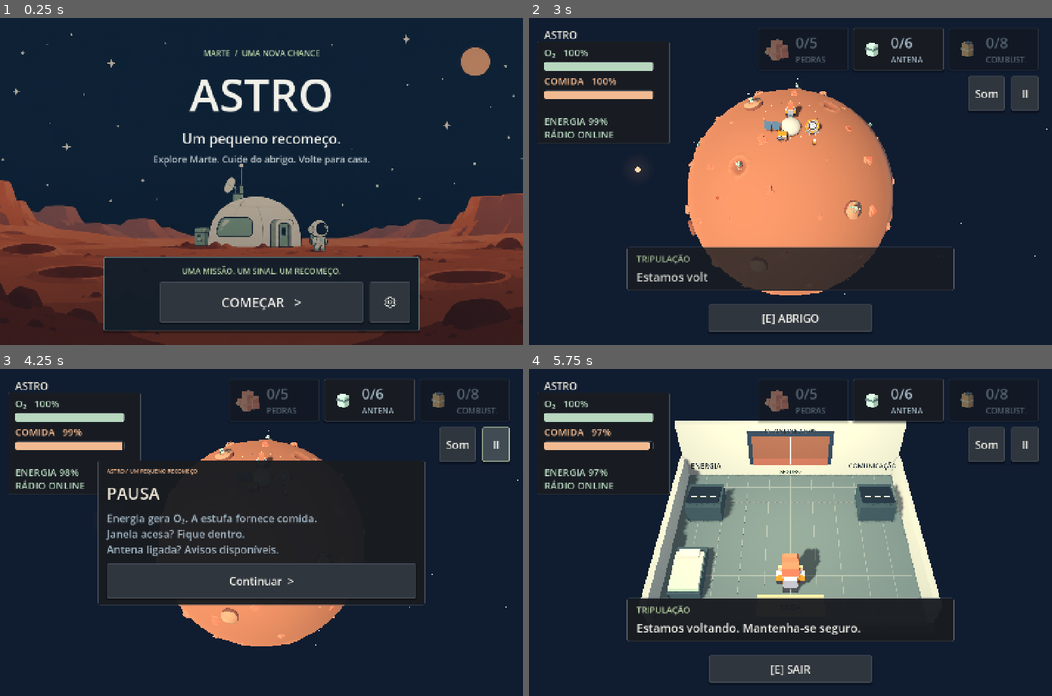
Above: before the commit, frames 1-4 (two rows, left to right).
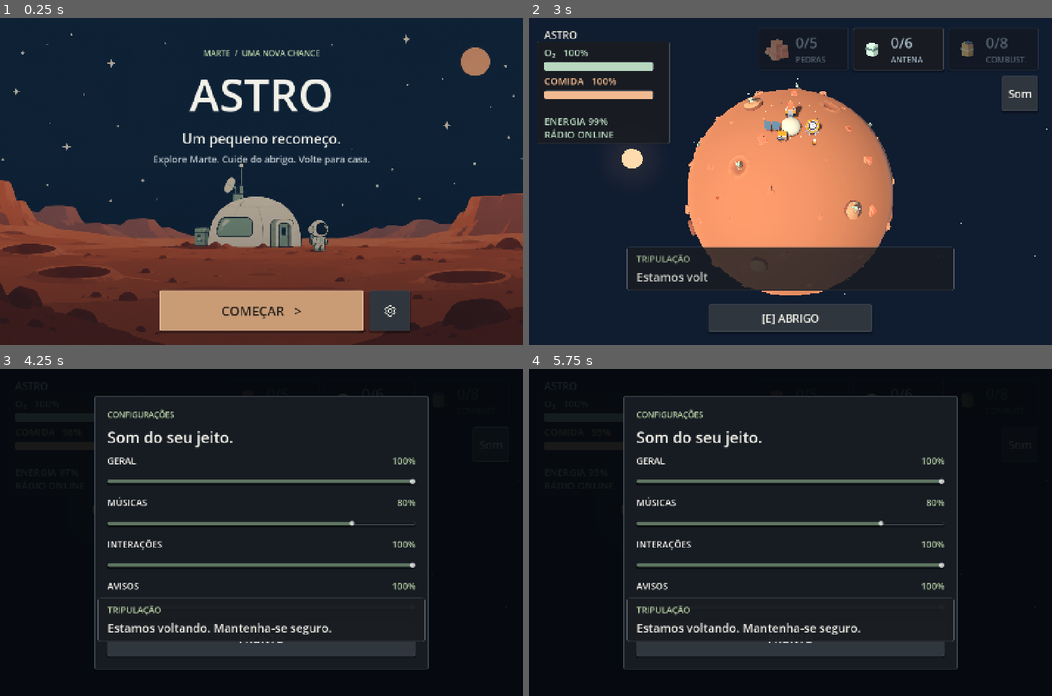
Above: after the commit, the same moments.

Repository: EduardoFagionatoFonseca/astro-missao-recomeco
Game: Godot game, scene res://scenes/main.tscn
The game is run twice, just before and just after one commit, with the same random seed, the same clock (stepped at 60 frames per second) and the same inputs. Video files are missing from this copy of the repository; at most half a second of black plays in their place.
Inputs (mouse positions are in pixels of both pictures, inside the frame that each line leads up to):
- Up to frame 1 (0.25 s): no input
- Up to frame 2 (3 s): click "COMEÇAR >" at 0.5 s; tap Enter at 1.25 s; move the mouse to (905, 165) at 1.27 s; hold D (move_right) 1.28-2 s; hold E (interact) 1.28-2 s; click (905, 165) at 1.42 s; tap Space (jump) at 1.52 s; click "PRÓXIMO >" at 2 s; click "COMEÇAR" at 2.75 s
- Up to frame 3 (4.25 s): click (496, 444) at 3.5 s, where only the run before the commit has a clickable "II"
- Up to frame 4 (5.75 s): click (790, 581) at 4.25 s, where only the run before the commit has a clickable "Continuar >"; click (790, 669) at 5 s, where only the run before the commit has a clickable "[E] ABRIGO"

The runs differ from the first frame. In frame 1, 13% of the frame differs, in the area x 19-81%, y 73-97%; in frame 2, 1.1%; in frame 3, 58%; in frame 4, 71%, in the area x 0-100%, y 0-100%.

Commit message:
Simplify start menu and tune uninterrupted survival, solar sound and resource alerts

Diff:
--- a/scripts/event_audio.gd
+++ b/scripts/event_audio.gd
@@ -1,7 +1,7 @@
 extends Node
 ## Original event sounds. Separate channels keep life support distinct from solar weather.
 const RATE := 22050
-const LEVELS := {"solar": -20.0, "fog": -23.0, "vitals": -8.0, "energy": -12.0, "disconnect": -11.0, "radio": -19.0, "typing": -25.0, "collect": -8.0, "death": -9.0}
+const LEVELS := {"solar": -13.0, "fog": -17.0, "vitals": -8.0, "energy": -12.0, "disconnect": -11.0, "radio": -19.0, "typing": -25.0, "collect": -8.0, "death": -9.0}
 var players: Dictionary = {}
 var muted := false
 
@@ -43,13 +43,17 @@
 		low = low * 0.92 + noise * 0.08
 		var sample := 0.0
 		match kind:
-			"solar", "fog":
+			"solar":
 				# Distant explosion: low thump, filtered dust and three fading echoes.
 				for echo in range(4):
 					var age := t - echo * 0.44
 					if age < 0: continue
 					var envelope := (1.0 - exp(-age * 35)) * exp(-age * 3.0) * pow(0.48, echo)
 					sample += (sin(TAU * (48 * age + 10 * (1 - exp(-age * 5)))) * 0.42 + low * 1.1) * envelope
+			"fog":
+				# Sustained filtered hiss with a short edge fade for a click-free loop.
+				var edge := minf(1, minf(t * 80, (seconds - t) * 80))
+				sample = (low * 0.75 + noise * 0.035 + sin(TAU * 50 * t) * 0.025) * edge
 			"vitals":
 				var phase := fmod(t, 0.34)
 				if phase < 0.18:
@@ -84,4 +88,7 @@
 	stream.format = AudioStreamWAV.FORMAT_16_BITS
 	stream.mix_rate = RATE
 	stream.data = data
+	if kind == "fog":
+		stream.loop_mode = AudioStreamWAV.LOOP_FORWARD
+		stream.loop_end = data.size() / 2
 	return stream
--- a/scripts/main.gd
+++ b/scripts/main.gd
@@ -11,7 +11,9 @@
 const SOLAR_INTERVAL := 100.0
 const ENERGY_INTERVAL := 63.75
 const SIGNAL_INTERVAL := 85.0
-const MOVE_SPEED := 3.78
+const MOVE_SPEED := 3.8934
+const PLANET_MUSIC_GAIN := 0.16
+const BASE_MUSIC_GAIN := 0.24
 const MAX_RESERVE := 105.0
 const EXPOSURE_LIMIT := 3.0
 const SHELTER_RADIUS := 3.1
@@ -29,7 +31,6 @@
 var found := [0, 0, 0]
 var collected := 0
 var playing := false
-var paused := false
 var won := false
 var elapsed := 0.0
 var hop := 0.0
@@ -46,7 +47,6 @@
 var start_menu: Control
 var material_icons: Array[Texture2D] = []
 var ending: PanelContainer
-var pause_panel: PanelContainer
 var counts: Array[Label] = []
 var music: AudioStreamPlayer
 var base_music: AudioStreamPlayer
@@ -83,9 +83,10 @@
 var dead := false
 var oxygen_empty_time := 0.0
 var food_empty_time := 0.0
-var solar_axis := Vector3(-0.7, -0.5, -0.5).normalized()
+var solar_axis := Vector3(-0.45, -0.65, -0.6).normalized()
 var distant_light: MeshInstance3D
 var distant_halo: MeshInstance3D
+var moon: MeshInstance3D
 var controls: Control
 var base_room: Node3D
 var minigames: Control
@@ -104,6 +105,7 @@
 var energy_failures := 0
 var signal_failures := 0
 var health_alarm_cooldown := 0.0
+var health_notice_serial := 0
 var event_audio: Node
 var feedback: Control
 var world_environment: Environment
@@ -118,7 +120,6 @@
 var base_status: Label
 var objectives_ui: HBoxContainer
 var vitals_ui: VBoxContainer
-var pause_ui: Button
 var mute_ui: Button
 var portrait_hint: PanelContainer
 var hud_root: Control
@@ -158,6 +159,7 @@
 	if "--capture-fog" in OS.get_cmdline_user_args():
 		solar_phase = "active"
 		solar_clock = 6.0
+		event_audio.play("fog")
 	if "--capture-outro" in OS.get_cmdline_user_args(): _finish()
 	if "--capture-briefing2" in OS.get_cmdline_user_args():
 		_show_briefing()
@@ -179,6 +181,7 @@
 		if "--capture-window" in OS.get_cmdline_user_args():
 			solar_phase = "active"
 			solar_clock = 6.0
+			event_audio.play("fog")
 			feedback.queue.clear()
 		avatar.position = base_room.position + Vector3(0, 0, 1.2)
 		if "--capture-power" in OS.get_cmdline_user_args(): minigames.open_power(false)
@@ -283,15 +286,15 @@
 		var direction := Vector3(rng.randf_range(-1, 1), rng.randf_range(-1, 1), rng.randf_range(-1, 1)).normalized()
 		var star := _ball(self, rng.randf_range(0.035, 0.12), CREAM, direction * 95.0)
 		star.material_override = star_mat
-	_ball(self, 3.0, Color("829fb1"), Vector3(-38, 27, -58))
-	distant_light = _ball(self, 0.65, PEACH, solar_axis * 42.0)
+	moon = _ball(self, 2.25, Color("829fb1"), Vector3(-38, 27, -58))
+	distant_light = _ball(self, 6.8, PEACH, solar_axis * 180.0)
 	var source_material := _material(Color("ffdbad"), 1.0)
 	source_material.shading_mode = BaseMaterial3D.SHADING_MODE_UNSHADED
 	distant_light.material_override = source_material
 	distant_light.cast_shadow = GeometryInstance3D.SHADOW_CASTING_SETTING_OFF
 	var halo_mesh := QuadMesh.new()
-	halo_mesh.size = Vector2(7, 7)
-	distant_halo = _mesh(self, halo_mesh, PEACH, solar_axis * 42.0)
+	halo_mesh.size = Vector2(40, 40)
+	distant_halo = _mesh(self, halo_mesh, PEACH, solar_axis * 180.0)
 	var gradient := Gradient.new()
 	gradient.colors = PackedColorArray([Color(1, 1, 1, 0.8), Color(1, 1, 1, 0)])
 	var texture := GradientTexture2D.new()
@@ -450,6 +453,7 @@
 	if auto_check and check_time > 0.4:
 		auto_check = false
 		load("res://tests/features.gd").new().run(self)
+		load("res://tests/survival_tuning.gd").new().run(self)
 		load("res://tests/terrain_mobile.gd").new().run(self)
 		load("res://tests/radio_resources.gd").new().run(self)
 		for i in range(TOTAL): _collect(i)
@@ -470,15 +474,15 @@
 		get_tree().quit()
 	_update_controls()
 	feedback.tick(delta)
-	if not playing or paused or won or dead or transitioning or portrait_hint.visible or audio_settings.visible: return
-	if minigames.visible: return
+	if not playing or won or dead: return
 	elapsed += delta
 	_update_energy(delta)
-	if inside:
-		_update_indoor_movement(delta)
-		base_room.set_power(energy_ready, energy_charge)
-	else:
-		_update_movement(delta)
+	if controls.enabled:
+		if inside:
+			_update_indoor_movement(delta)
+		else:
+			_update_movement(delta)
+	if inside: base_room.set_power(energy_ready, energy_charge)
 	_update_survival(delta)
 	if dead: return
 	_update_items(delta)
@@ -599,12 +603,11 @@
 	if event is InputEventKey and event.is_pressed() and not event.is_echo():
 		if intro_video.active or outro_video.active or audio_settings.visible: return
 		if event.physical_keycode == KEY_ESCAPE and playing and not won and not dead:
-			if minigames.visible and not paused: minigames.close()
-			else: _toggle_pause()
+			if minigames.visible: minigames.close()
 			get_viewport().set_input_as_handled()
 
 func _interact() -> void:
-	if dead or won or paused or transitioning or minigames.visible or audio_settings.visible: return
+	if dead or won or transitioning or minigames.visible or audio_settings.visible: return
 	if inside:
 		var station: String = base_room.station_at(avatar.position)
 		if station == "exit": _transition_to(false)
@@ -663,15 +666,16 @@
 			match solar_phase:
 				"calm":
 					solar_phase = "warning"
-					_play_warning()
 				"warning":
 					solar_phase = "active"
-					if not inside: event_audio.play("fog")
+					event_audio.play("solar")
+					event_audio.play("fog")
 				"active":
 					solar_phase = "calm"
 					solar_cycle += 1
 					exposure = 0.0
 					fog_audio.stop()
+					alert_audio.stop()
 	var duration: float = {"calm": SOLAR_INTERVAL, "warning": SOLAR_WARNING, "active": SOLAR_DURATION}[solar_phase]
 	solar_remaining = duration - solar_clock
 	solar_fog.visible = solar_phase == "active" and not inside
@@ -679,17 +683,23 @@
 func _resource_warnings(delta := 0.0) -> void:
 	health_alarm_cooldown = maxf(0, health_alarm_cooldown - delta)
 	var crossed := false
+	var oxygen_crossed := false
+	var food_crossed := false
 	if _percent(oxygen) <= 25.0 and not oxygen_low:
 		oxygen_low = true
+		oxygen_crossed = true
 		crossed = true
 	if _percent(food) <= 25.0 and not food_low:
 		food_low = true
+		food_crossed = true
 		crossed = true
 	if _percent(oxygen) <= 12.0 and not oxygen_critical:
 		oxygen_critical = true
+		oxygen_crossed = true
 		crossed = true
 	if _percent(food) <= 12.0 and not food_critical:
 		food_critical = true
+		food_crossed = true
 		crossed = true
 	if _percent(oxygen) > 35.0:
 		oxygen_low = false
@@ -697,6 +707,12 @@
 	if _percent(food) > 35.0:
 		food_low = false
 		food_critical = false
+	if crossed:
+		health_notice_serial += 1
+		var warnings: Array[String] = []
+		if oxygen_crossed: warnings.append("O₂ crítico. Vá ao abrigo!" if oxygen_critical else "O₂ baixo. Volte ao abrigo.")
+		if food_crossed: warnings.append("Comida crítica. Vá à estufa!" if food_critical else "Comida baixa. Vá à estufa.")
+		feedback.notice_message("vitals_%d" % health_notice_serial, "\n".join(warnings), false)
 	if crossed or (_percent(minf(oxygen, food)) <= 12.0 and health_alarm_cooldown <= 0):
 		event_audio.play("vitals")
 		health_alarm_cooldown = 8.0
@@ -710,6 +726,8 @@
 func _die() -> void:
 	if dead: return
 	dead = true
+	minigames.close()
+	audio_settings.close()
 	event_audio.stop_all()
 	event_audio.play("death")
 	music.volume_db = -22 if not muted else -80
@@ -851,11 +869,6 @@
 		counts.append(count_label)
 		column.add_child(count_label)
 		column.add_child(_label(names[i], 20, MUTED))
-	var pause_button := _button("II", _toggle_pause)
-	pause_ui = pause_button
-	pause_button.position = Vector2(1335, 817)
-	pause_button.custom_minimum_size.x = 54
-	root.add_child(pause_button)
 	var mute_button := _button("Som", func(): audio_settings.open())
 	mute_ui = mute_button
 	mute_button.position = Vector2(1268, 817)
@@ -868,9 +881,6 @@
 	intro = preload("res://scripts/mission_briefing.gd").new()
 	hud.add_child(intro)
 	intro.accepted.connect(_start_game)
-	pause_panel = _modal("PAUSA", "Energia gera O₂. A estufa fornece comida.\nJanela acesa? Fique dentro.\nAntena ligada? Avisos disponíveis.")
-	pause_panel.get_child(0).add_child(_button("Continuar  >", _toggle_pause))
-	pause_panel.hide()
 	ending = _modal("EM CASA.", "Sua tripulação chegou.")
 	ending.get_child(0).add_child(_button("Explorar outra vez  ", func(): get_tree().reload_current_scene()))
 	ending.hide()
@@ -967,17 +977,6 @@
 func _percent(value: float) -> float:
 	return clampf(value / MAX_RESERVE * 100.0, 0, 100)
 
-func _toggle_pause() -> void:
-	if not playing or won or dead: return
-	paused = not paused
-	minigames.frozen = paused
-	_update_controls()
-	pause_panel.visible = paused
-	if paused: hud.move_child(pause_panel, hud.get_child_count() - 1)
-	music.stream_paused = paused
-	base_music.stream_paused = paused
-	event_audio.set_paused(paused)
-
 func _update_hud(_delta: float) -> void:
 	for i in range(3):
 		counts[i].text = str(found[i]) + "/" + str(GOALS[i])
@@ -1026,7 +1025,7 @@
 	music.bus = "Music"
 	music.stream = preload("res://assets/audio/space-galaxy.mp3")
 	music.stream.loop = true
-	music.volume_db = -10
+	music.volume_db = linear_to_db(PLANET_MUSIC_GAIN)
 	music.play()
 	base_music = AudioStreamPlayer.new()
 	base_music.playback_type = AudioServer.PLAYBACK_TYPE_STREAM
@@ -1049,12 +1048,9 @@
 	if music == null or base_music == null: return
 	if won or (intro_video != null and intro_video.active): return
 	music_mix = move_toward(music_mix, 1.0 if inside else 0.0, delta / 1.2)
-	var gain := 0.0794 if dead else 0.316
-	music.volume_db = linear_to_db(maxf(0.0001, (1.0 - music_mix) * gain))
-	base_music.volume_db = linear_to_db(maxf(0.0001, music_mix * gain))
-
-func _play_warning() -> void:
-	if not inside: event_audio.play("solar")
+	var duck := 0.25 if dead else 0.4 if solar_phase == "active" else 1.0
+	music.volume_db = linear_to_db(maxf(0.0001, (1.0 - music_mix) * PLANET_MUSIC_GAIN * duck))
+	base_music.volume_db = linear_to_db(maxf(0.0001, music_mix * BASE_MUSIC_GAIN * duck))
 
 func _chime(frequency: float) -> void:
 	if sound == null or muted: return
@@ -1112,7 +1108,7 @@
 	portrait_hint = PanelContainer.new()
 	portrait_hint.set_anchors_and_offsets_preset(Control.PRESET_FULL_RECT)
 	portrait_hint.add_theme_stylebox_override("panel", _style(Color("101215")))
-	var rotate_text := _label("Gire o celular.", 48, CREAM)
+	var rotate_text := _label("Gire o celular.\nA missão continua.", 48, CREAM)
 	rotate_text.horizontal_alignment = HORIZONTAL_ALIGNMENT_CENTER
 	rotate_text.vertical_alignment = VERTICAL_ALIGNMENT_CENTER
 	portrait_hint.add_child(rotate_text)
@@ -1125,7 +1121,7 @@
 	transition_veil.modulate.a = 0
 	hud.add_child(transition_veil)
 	get_viewport().size_changed.connect(_layout_ui)
-	for modal in [pause_panel, ending, death_panel]:
+	for modal in [ending, death_panel]:
 		modal.resized.connect(_center_modal.bind(modal))
 	_layout_ui()
 	_update_controls()
@@ -1133,12 +1129,10 @@
 func _layout_ui() -> void:
 	var view := get_viewport().get_visible_rect().size
 	objectives_ui.position = Vector2(view.x - 810, 28)
-	pause_ui.position = Vector2(view.x - 112, 160)
-	mute_ui.position = Vector2(view.x - 230, 160)
-	pause_ui.custom_minimum_size = Vector2(76, 72)
+	mute_ui.position = Vector2(view.x - 138, 160)
 	mute_ui.custom_minimum_size = Vector2(100, 72)
 	prompt.position = Vector2((view.x - 450) / 2, view.y - 112)
-	for modal in [pause_panel, ending, death_panel]: _center_modal(modal)
+	for modal in [ending, death_panel]: _center_modal(modal)
 	portrait_hint.visible = controls.mobile and view.y > view.x
 	controls.reset()
 	_update_controls()
@@ -1148,13 +1142,13 @@
 
 func _update_controls() -> void:
 	if controls == null: return
-	minigames.frozen = paused or portrait_hint.visible or audio_settings.visible
-	var active := playing and not paused and not dead and not won and not transitioning and not minigames.visible and not portrait_hint.visible and not audio_settings.visible
+	minigames.frozen = portrait_hint.visible or audio_settings.visible
+	var active := playing and not dead and not won and not transitioning and not minigames.visible and not portrait_hint.visible and not audio_settings.visible
 	controls.set_enabled(active)
 	controls.jump_available = not inside
 	_sync_resource_visibility()
 	if feedback.link_online != communications_online: feedback.set_link(communications_online)
-	feedback.active = active
+	feedback.active = playing and not dead and not won
 	if not active:
 		prompt.hide()
 		prompt_target = ""
@@ -1257,9 +1251,6 @@
 		camera.look_at(normal * 2.0, north)
 	solar_fog.visible = not inside and solar_phase == "active"
 	_update_distant_light()
-	if inside:
-		fog_audio.stop()
-		alert_audio.stop()
 	base_room.set_power(energy_ready, energy_charge)
 	base_room.set_solar(solar_phase)
 	controls.reset()
@@ -1297,6 +1288,7 @@
 			energy_failures += 1
 			event_audio.play("energy")
 			feedback.transmit("power_tutorial", "Energia baixa. Produção de O₂ interrompida.", true, feedback.AXIOS)
+			if minigames.visible and minigames.mode == "signal": minigames.open_signal(false, found[1], signal_transmitted, signal_failures)
 	if communications_online and ship == null:
 		signal_clock += delta
 		if signal_clock >= SIGNAL_INTERVAL:
--- a/scripts/main_menu.gd
+++ b/scripts/main_menu.gd
@@ -33,17 +33,11 @@
 	_text("Um pequeno recomeço.", 38)
 	_text("Explore Marte. Cuide do abrigo. Volte para casa.", 26, Color("b8c2c8"))
 	actions = PanelContainer.new()
-	actions.add_theme_stylebox_override("panel", preload("res://scripts/ui_theme.gd").box(Color("111e2aeb"), Color("738e92"), 24))
+	actions.add_theme_stylebox_override("panel", StyleBoxEmpty.new())
 	add_child(actions)
 	var stack := VBoxContainer.new()
 	stack.add_theme_constant_override("separation", 14)
 	actions.add_child(stack)
-	var hint := Label.new()
-	hint.text = "UMA MISSÃO. UM SINAL. UM RECOMEÇO."
-	hint.horizontal_alignment = HORIZONTAL_ALIGNMENT_CENTER
-	hint.add_theme_font_size_override("font_size", 22)
-	hint.add_theme_color_override("font_color", Color("bad3a7"))
-	stack.add_child(hint)
 	var row := HBoxContainer.new()
 	row.add_theme_constant_override("separation", 18)
 	stack.add_child(row)
@@ -54,6 +48,12 @@
 	start.text = "COMEÇAR   >"
 	start.custom_minimum_size = Vector2(560, 112)
 	start.add_theme_font_size_override("font_size", 36)
+	for state in ["normal", "hover", "pressed"]:
+		var color: Color = {"normal": Color("c99c76"), "hover": Color("dfb28a"), "pressed": Color("aa7958")}[state]
+		start.add_theme_stylebox_override(state, preload("res://scripts/ui_theme.gd").box(color, Color("e9c6a0"), 20))
+	start.add_theme_color_override("font_color", Color("241e1a"))
+	start.add_theme_color_override("font_hover_color", Color("241e1a"))
+	start.add_theme_color_override("font_pressed_color", Color("241e1a"))
 	start.pressed.connect(func(): start_requested.emit())
 	row.add_child(start)
 	gear = Button.new()
--- a/tests/features.gd
+++ b/tests/features.gd
@@ -36,7 +36,7 @@
 	var previous_food: float = game.food
 	var previous_solar: float = game.solar_clock
 	game._process(10)
-	assert(game.food == previous_food and game.solar_clock == previous_solar)
+	assert(game.food < previous_food and game.solar_clock > previous_solar)
 	puzzle._select_source(0)
 	puzzle._select_target(1)
 	assert(puzzle.connected.count(true) == 0)
@@ -84,4 +84,4 @@
 	load("res://tests/axios_ui.gd").new().run(game)
 	game._update_controls()
 	assert(ResourceLoader.exists("res://assets/cinematics/intro.ogv"))
-	print("PASS: multi-touch, input cancellation, interior bounds/furniture, station proximity, cables, signal locks/stability/pause, power depletion, return position and video asset")
+	print("PASS: multi-touch, input cancellation, interior bounds/furniture, stations, cables, signal stability, survival during puzzles, power depletion, return position and video asset")
--- a/tests/mission_balance.gd
+++ b/tests/mission_balance.gd
@@ -1,7 +1,7 @@
 extends RefCounted
 
 func run(game: Node3D) -> void:
-	assert(is_equal_approx(game.MOVE_SPEED, 3.6 * 1.05))
+	assert(is_equal_approx(game.MOVE_SPEED, 3.78 * 1.03))
 	assert(not InputMap.has_action("run"))
 	var feedback: Control = game.feedback
 	feedback.set_link(true)
--- a/tests/radio_resources.gd
+++ b/tests/radio_resources.gd
@@ -39,7 +39,7 @@
 	game._on_power_repaired()
 	game._on_signal_sent()
 	assert(not game.items[rock].node.visible and game.items[fuel].node.visible)
-	# Settings suspend gameplay and keep independent gains, including silent zero.
+	# Settings keep independent gains but do not stop survival.
 	var before := [game.oxygen, game.food, game.solar_clock, game.energy_clock, game.signal_clock]
 	var previous: float = game.audio_settings.sliders[2].value
 	game.audio_settings.open()
@@ -47,7 +47,7 @@
 	assert(AudioServer.get_bus_volume_linear(AudioServer.get_bus_index("Interactions")) == 0)
 	assert(AudioServer.get_bus_volume_linear(AudioServer.get_bus_index("Alerts")) > 0)
 	game._process(1)
-	assert(before == [game.oxygen, game.food, game.solar_clock, game.energy_clock, game.signal_clock])
+	assert(game.food < before[1] and game.solar_clock > before[2] and game.energy_clock > before[3])
 	assert(not game.controls.enabled)
 	game.audio_settings.sliders[2].value = previous
 	game.audio_settings.close()
@@ -63,4 +63,4 @@
 	game.normal = game.camp_normal
 	game.oxygen = game.MAX_RESERVE
 	game.food = game.MAX_RESERVE
-	print("PASS: 6 antenna parts unlock 5 rocks/8 fuel, offline items cannot be collected or revived, saved independent audio gains, settings freeze and location music")
+	print("PASS: antenna discovery, offline collection blocked, inventory retained, independent audio gains, settings keep survival running and location music")
--- /dev/null
+++ b/tests/survival_tuning.gd
@@ -0,0 +1,65 @@
+extends RefCounted
+
+func run(game: Node3D) -> void:
+	assert(game.start_menu.actions.get_theme_stylebox("panel") is StyleBoxEmpty)
+	assert(game.start_menu.start.get_theme_stylebox("normal").bg_color.r > game.start_menu.start.get_theme_stylebox("normal").bg_color.b)
+	assert(not game.has_method("_toggle_pause"))
+	assert(game.distant_light.position.length() >= 175 and game.distant_light.mesh.radius > 6)
+	assert(is_equal_approx(game.moon.mesh.radius, 2.25))
+	game._update_music(2)
+	assert(is_equal_approx(db_to_linear(game.music.volume_db), 0.16))
+	game._apply_location(true)
+	game._update_music(2)
+	assert(is_equal_approx(db_to_linear(game.base_music.volume_db), 0.24))
+	# The full event is audible both inside and outside, without restarting on entry.
+	game.solar_phase = "warning"
+	game.solar_clock = game.SOLAR_WARNING - 0.05
+	game._update_radiation(0.1)
+	assert(game.solar_phase == "active" and game.alert_audio.playing and game.fog_audio.playing)
+	assert(game.fog_audio.stream.loop_mode == AudioStreamWAV.LOOP_FORWARD)
+	game._apply_location(false)
+	assert(game.alert_audio.playing and game.fog_audio.playing)
+	game._update_radiation(0.4)
+	game._apply_location(true)
+	assert(game.fog_audio.playing)
+	game._update_radiation(game.SOLAR_DURATION)
+	assert(game.solar_phase == "calm" and not game.fog_audio.playing and not game.alert_audio.playing)
+	game._apply_location(false)
+	game.solar_clock = 0
+	game.exposure = 0
+	# Suit notices work offline, combine simultaneous lows, and rearm on recovery.
+	game.feedback.set_link(false)
+	game.oxygen_low = false
+	game.food_low = false
+	game.oxygen_critical = false
+	game.food_critical = false
+	game.oxygen = 20
+	game.food = 20
+	game._resource_warnings()
+	assert(not game.feedback.notice_requires_link)
+	assert(game.feedback.notice_label.text.contains("O₂") and game.feedback.notice_label.text.contains("Comida"))
+	var serial: int = game.health_notice_serial
+	game.feedback.set_link(false)
+	assert(game.feedback.notice_time > 0)
+	game._resource_warnings()
+	assert(game.health_notice_serial == serial)
+	game.oxygen = game.MAX_RESERVE
+	game.food = game.MAX_RESERVE
+	game._resource_warnings()
+	game.oxygen = 10
+	game._resource_warnings()
+	assert(game.health_notice_serial > serial and game.feedback.notice_label.text.contains("crítico"))
+	game.oxygen = game.MAX_RESERVE
+	game.food = game.MAX_RESERVE
+	game._resource_warnings()
+	game.feedback.notice_time = 0
+	game.feedback.set_link(game.communications_online)
+	game.event_audio.stop_all()
+	var escape := InputEventKey.new()
+	escape.physical_keycode = KEY_ESCAPE
+	escape.pressed = true
+	game._unhandled_key_input(escape)
+	var previous_food: float = game.food
+	game._process(0.1)
+	assert(game.food < previous_food)
+	print("PASS: transparent action row, warm Start, quieter separate music gains, distant larger Sun/smaller Moon, radiation sound across shelter until event end, offline resource notices and Escape cannot pause")
Binary file changed: docs/critical-preview.png
Binary file changed: docs/menu-preview.png
Binary file changed: docs/preview.png
Binary file changed: docs/web-desktop-base.png
Binary file changed: docs/web-desktop-briefing.png
Binary file changed: docs/web-desktop-briefing2.png
Binary file changed: docs/web-desktop-menu.png
Binary file changed: docs/web-desktop-power-online.png
Binary file changed: docs/web-desktop-power.png
Binary file changed: docs/web-desktop-settings-restored.png
Binary file changed: docs/web-desktop-settings.png
Binary file changed: docs/web-desktop-world.png
(and 15 more such lines)
